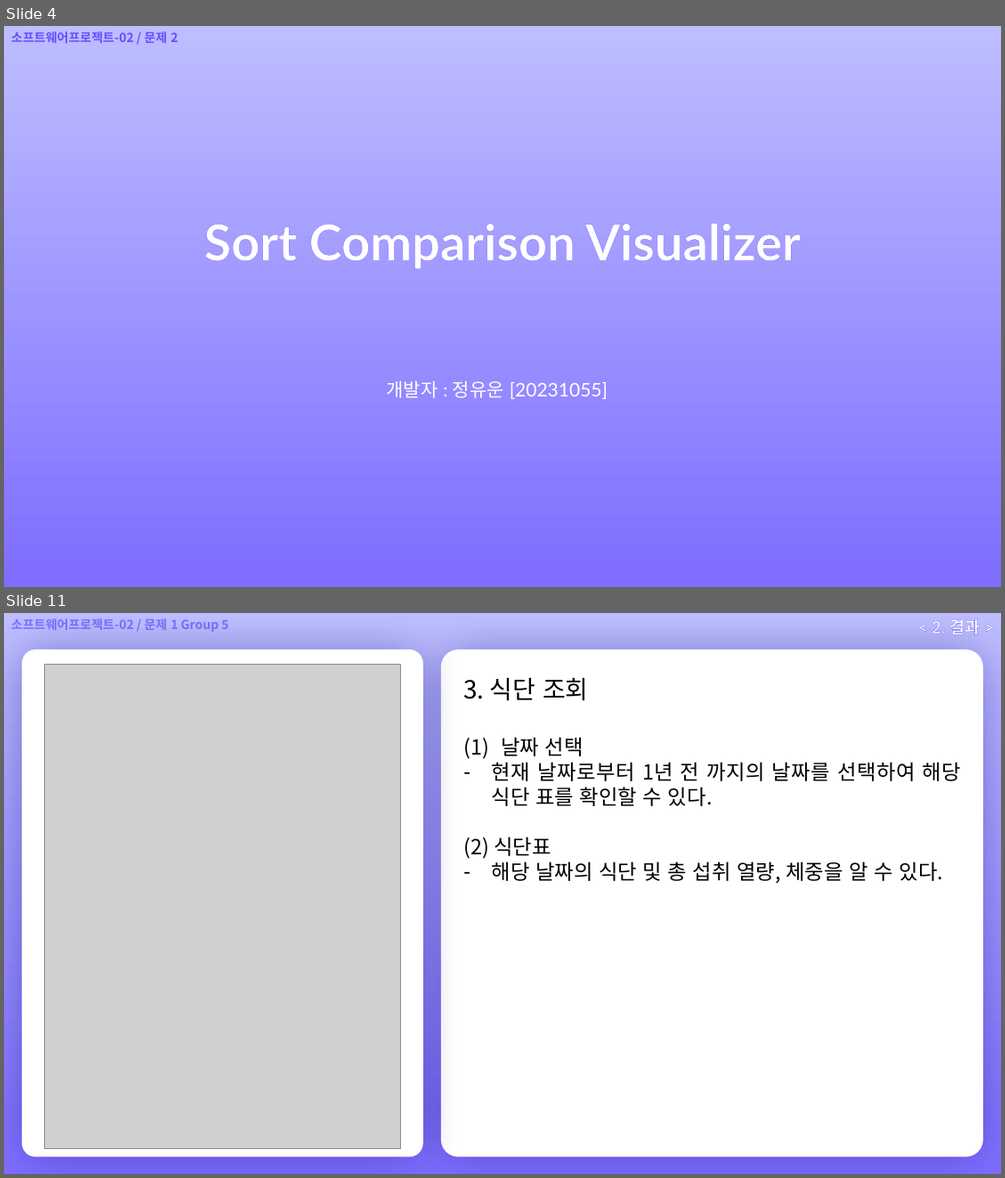
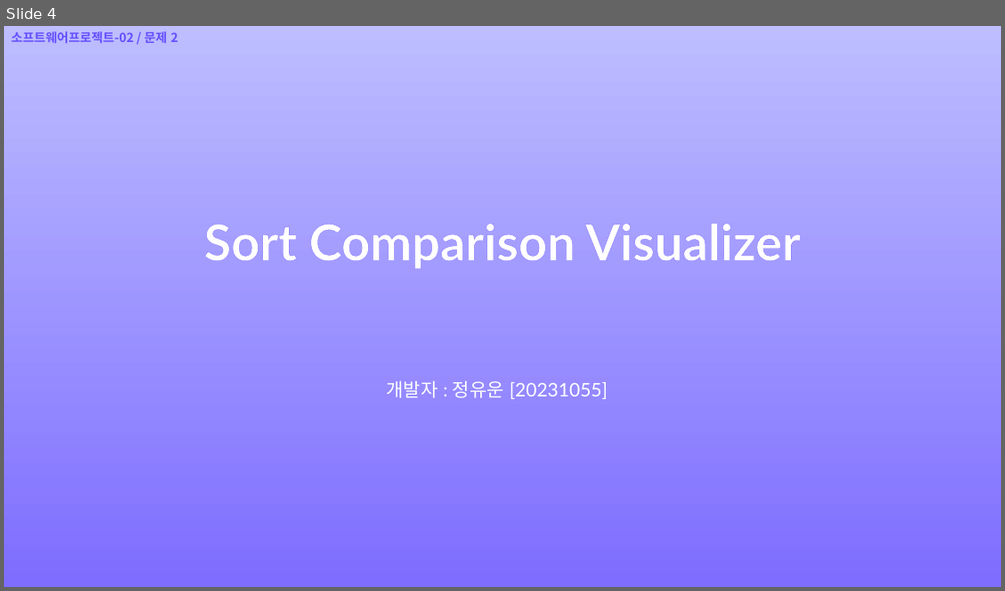
Before and after one commit to Ovie-hex/Software-Project-P2-Sort1055, a slide deck: [문제 2] 문서 기록/[문제 2] 발표자료 탬플릿 [20231055 정유운].pptx. Shown one above the other, each under a label of ours: slides 4 and 11 before the commit, slide 4 after it; the slides between them are not shown. The pictures are 1005x1178 and 1005x591 pixels, drawn with LibreOffice and Linux fonts; fonts in the diff are those of the drawing; grey boxes stand for pictures; background and template pictures are left out. Boxes give left, top, right and bottom in pixels: in the first picture for what was removed or moved away, otherwise in the second. Text is boxed around its words. In the diff, an @@ line names an element or a change of style, - is before the commit and + after.

```diff
--- a/[문제 2] 문서 기록/[문제 2] 발표자료 탬플릿 [20231055 정유운].pptx
+++ b/[문제 2] 문서 기록/[문제 2] 발표자료 탬플릿 [20231055 정유운].pptx
@@ slide 11 removed at [4,613,1001,1174], background picture (left out) @@
@@ text removed at [11,618,228,632] @@
-소프트웨어프로젝트-02 / 문제 1 Group 5
@@ text removed at [931,620,979,635] @@
-< 2. 결과 >
@@ rounded rectangle removed at [22,649,423,1157] @@
@@ picture removed at [45,665,400,1149] @@
@@ rounded rectangle removed at [441,649,983,1157] @@
@@ text removed at [463,677,962,883] @@
-3. 식단 조회
-(1) 날짜 선택
-– 현재 날짜로부터 1년 전 까지의 날짜를 선택하여 해당 식단 표를 확인할 수 있다.
-(2) 식단표
-– 해당 날짜의 식단 및 총 섭취 열량, 체중을 알 수 있다.
```
Also in this commit, not shown: 8 slides changed, 10 slides added, 6 other slides removed, 7 other files.
